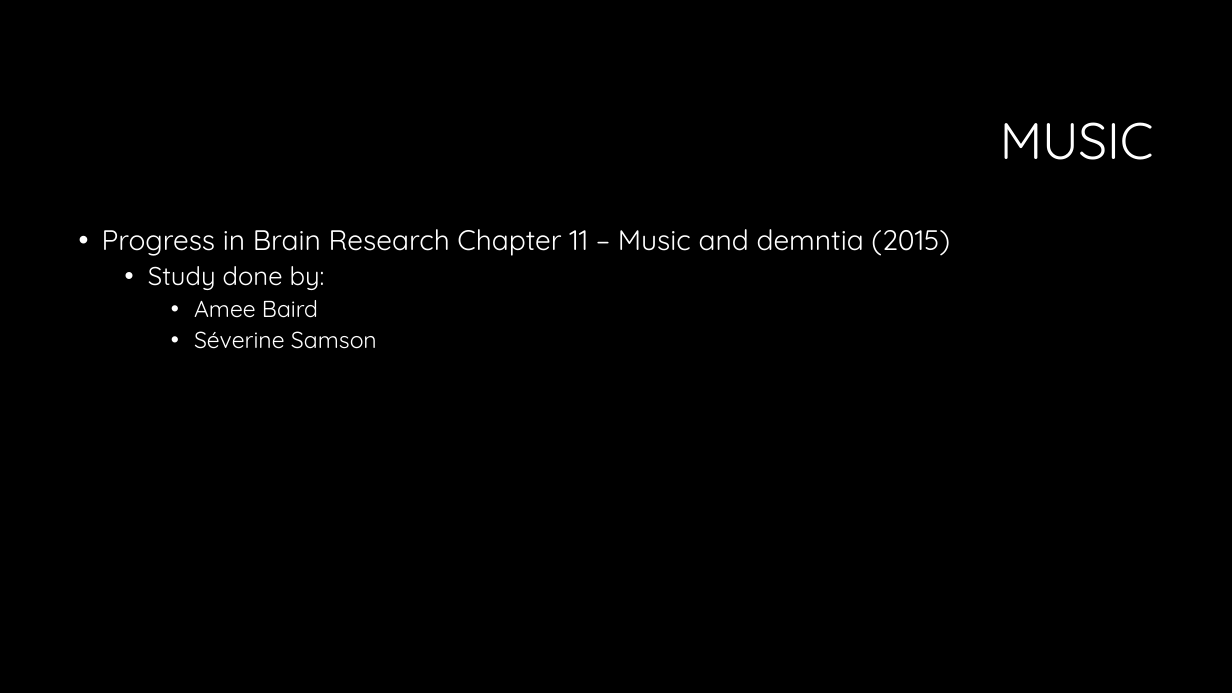
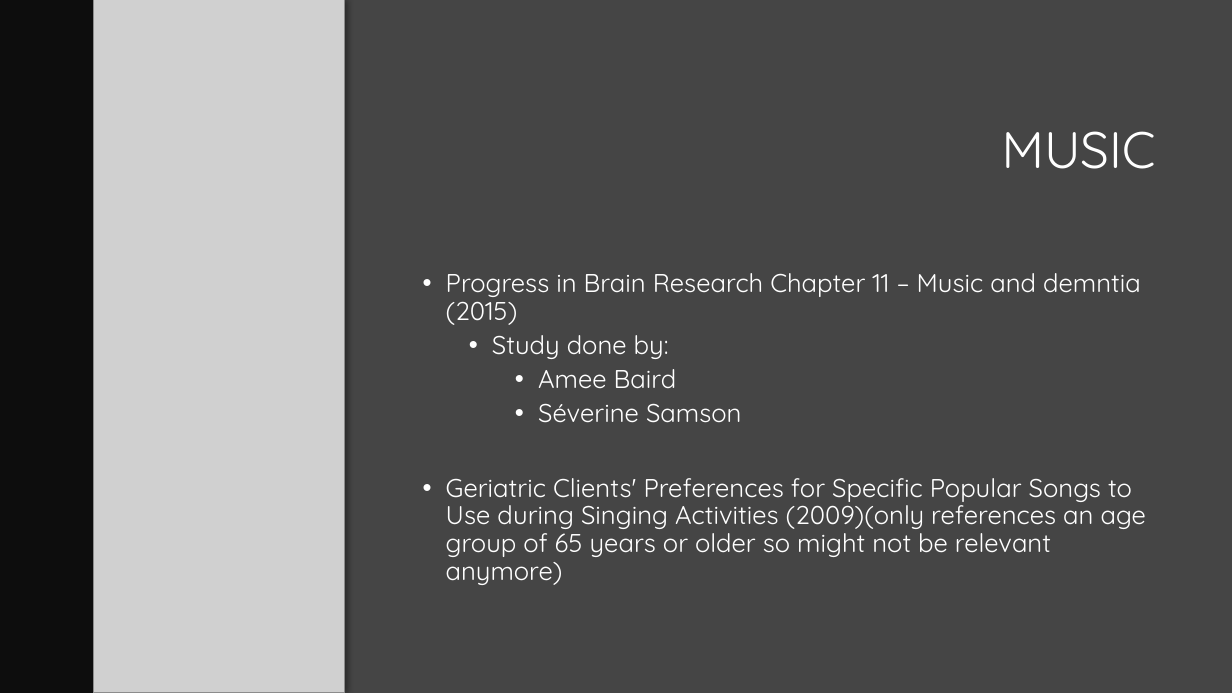
Before and after one commit to LoftieFourie/Honours_Project, a slide deck: slide 10 of Review of studies to motivate implementation and design.pptx. Drawn at 1232x693 pixels with LibreOffice and Linux fonts; fonts in the diff are those of the drawing; grey boxes stand for pictures; background and template pictures are left out. Boxes give left, top, right and bottom in pixels: in the first picture for what was removed or moved away, otherwise in the second. Text is boxed around its words. In the diff, an @@ line names an element or a change of style, - is before the commit and + after.

```diff
--- a/Review of studies to motivate implementation and design.pptx
+++ b/Review of studies to motivate implementation and design.pptx
@@ background #000000 to #454545 @@
@@ rectangle added at (0, 0, 345, 693), fill #0D0D0D @@
@@ picture added at (93, 0, 345, 693) @@
@@ title "MUSIC": place and size @@
-title "MUSIC" at (1000, 122, 1154, 160)
+title "MUSIC" at (1002, 131, 1156, 169)
@@ text "Progress in Brain Research Chapter ...": place and size @@
-text "Progress in Brain Research Chapter ..." at (102, 229, 950, 349)
+text "Progress in Brain Research Chapter ..." at (446, 273, 1146, 585)
@@ text at (446, 273, 1141, 423): size 22 to 20 pt in "Progress in Brain Research Chapter 11 – ..."; size 18 to 20 pt in "Amee Baird", "Séverine Samson" @@
@@ text at (446, 478, 1146, 585): paragraph added @@
+• Geriatric Clients' Preferences for Specific Popular Songs to Use during Singing Activities (2009)(only references an age group of 65 years or older so might not be relevant anymore)
```
Also in this commit, not shown: 8 other slides changed, 3 slides added.
